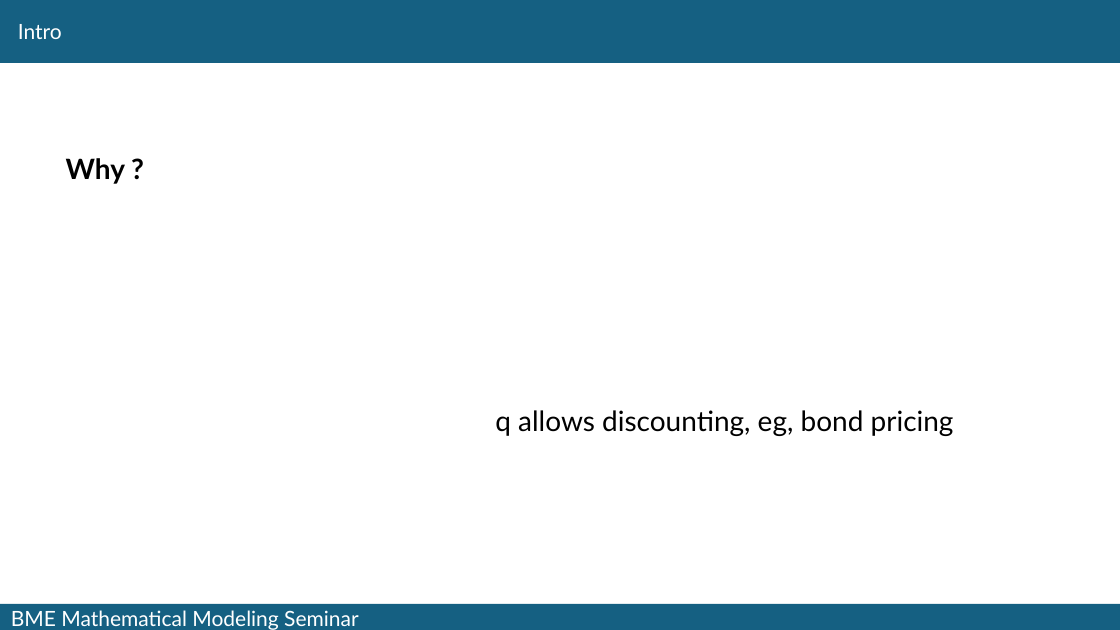
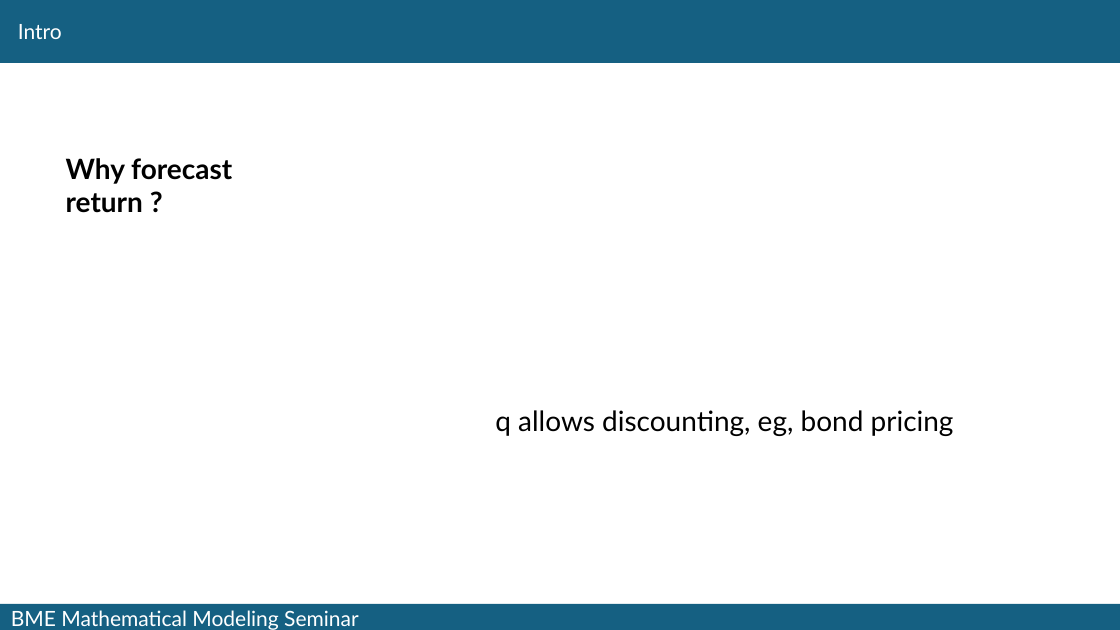
Before and after one commit to fij/btup, a slide deck: slide 9 of MMS_2024_09_10/Farkas_2024_09_10.pptx (slide 11 before the commit). Drawn at 1120x630 pixels with LibreOffice and Linux fonts; fonts in the diff are those of the drawing. Boxes give left, top, right and bottom in pixels: in the first picture for what was removed or moved away, otherwise in the second. Text is boxed around its words. In the diff, an @@ line names an element or a change of style, - is before the commit and + after.

```diff
--- a/MMS_2024_09_10/Farkas_2024_09_10.pptx
+++ b/MMS_2024_09_10/Farkas_2024_09_10.pptx
@@ text at <box>66,158,232,213</box>: text changed @@
-Why ?
+Why forecast return ?
```
Also in this commit, not shown: 4 other slides changed, 1 slide added, 3 slides removed.
